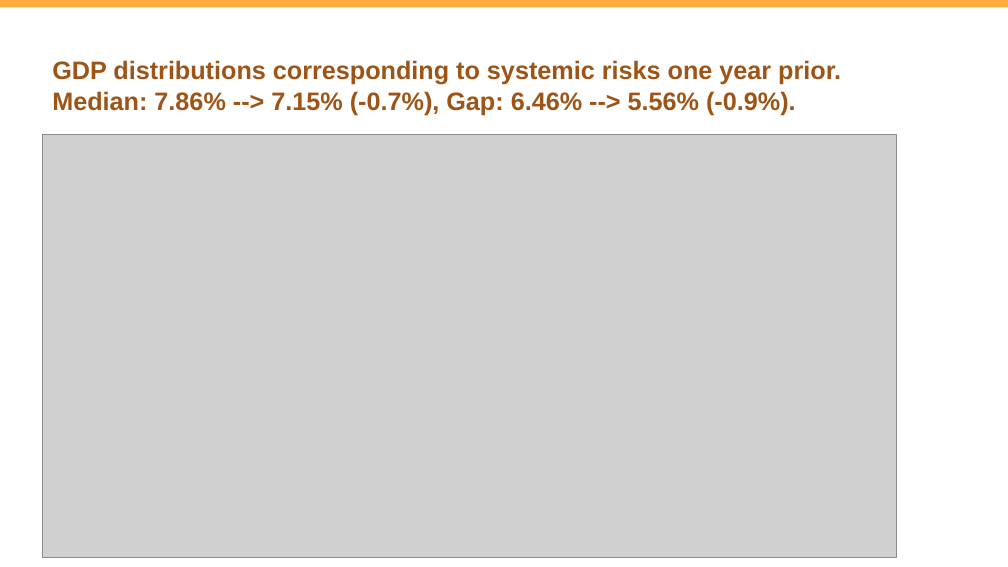
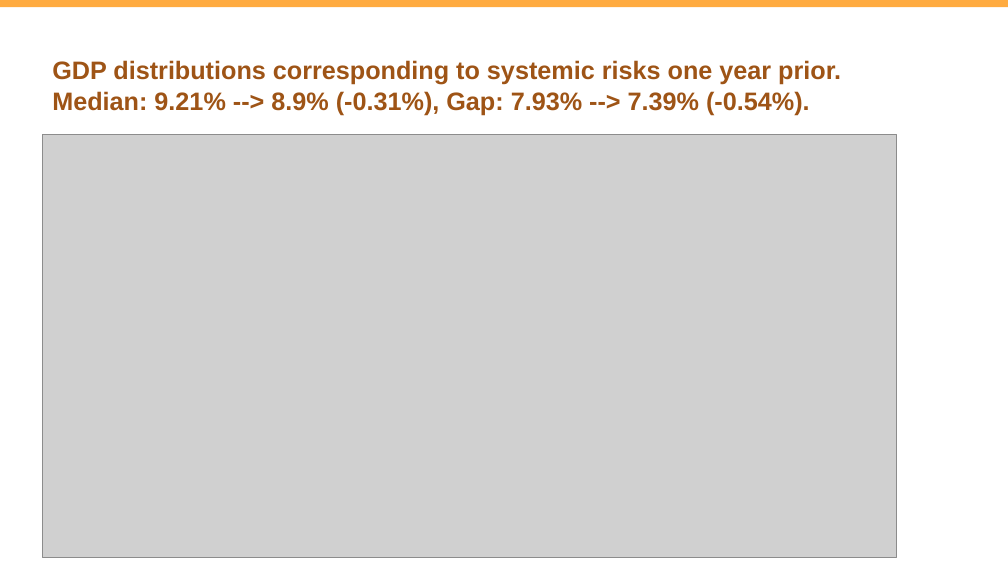
Before and after one commit to vlad-yeghiazaryan/armenian-gar, a slide deck: slide 9 of Presentations/Growth at Risk Armenia periodical 2024Q3.pptx (slide 11 before the commit). Drawn at 1008x567 pixels with LibreOffice and Linux fonts; fonts in the diff are those of the drawing; grey boxes stand for pictures. Boxes give left, top, right and bottom in pixels: in the first picture for what was removed or moved away, otherwise in the second. Text is boxed around its words. In the diff, an @@ line names an element or a change of style, - is before the commit and + after.

```diff
--- a/Presentations/Growth at Risk Armenia periodical 2024Q3.pptx
+++ b/Presentations/Growth at Risk Armenia periodical 2024Q3.pptx
@@ title at [52, 60, 841, 115]: text changed @@
-GDP distributions corresponding to systemic risks one year prior. Median: 7.86% --> 7.15% (-0.7%), Gap: 6.46% --> 5.56% (-0.9%).
+GDP distributions corresponding to systemic risks one year prior. Median: 9.21% --> 8.9% (-0.31%), Gap: 7.93% --> 7.39% (-0.54%).
```
Also in this commit, not shown: 2 other slides changed, 2 slides added, 1 slide removed, 52 other files.
